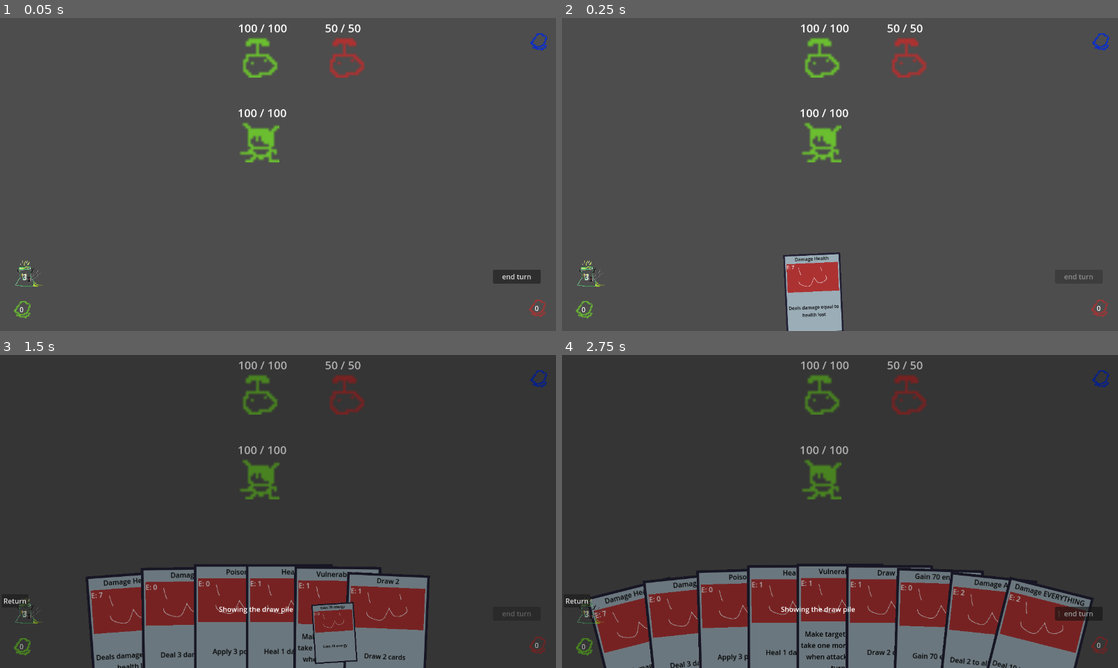
Above: before the commit, frames 1-4 (two rows, left to right).
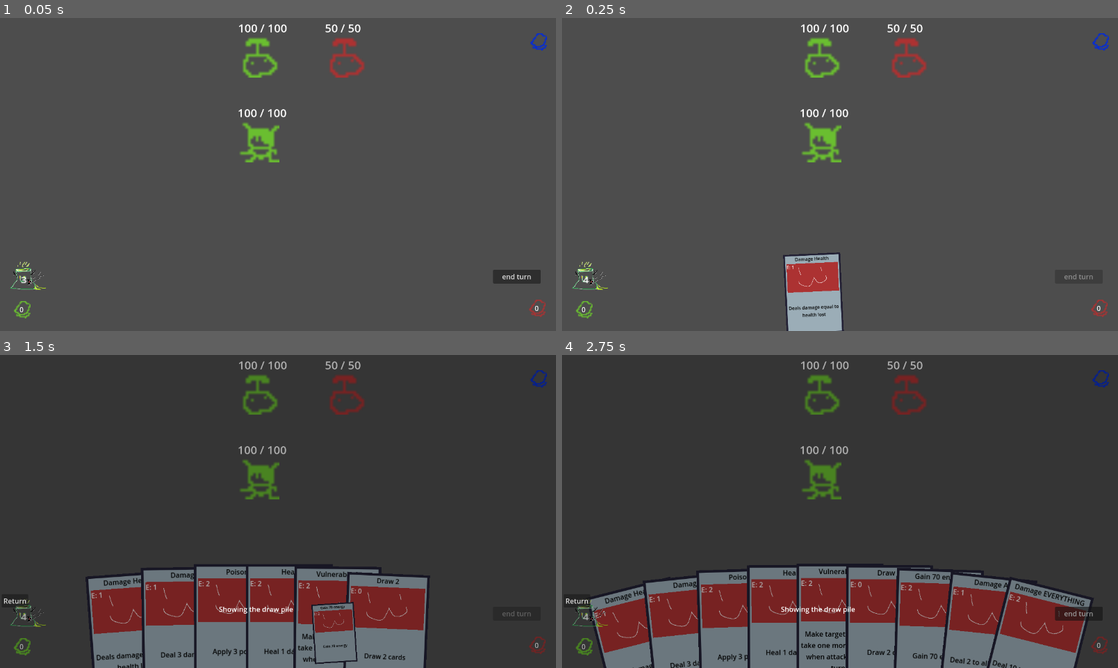
Above: after the commit, the same moments.

Repository: Saplings-Projects/1M_sub
Game: Godot game, scene res://#Scenes/TestingScene.tscn
The game is run twice, just before and just after one commit, with the same random seed, the same clock (stepped at 60 frames per second) and the same inputs.
Inputs (mouse positions are in pixels of both pictures, inside the frame that each line leads up to):
- Up to frame 1 (0.05 s): no input
- Up to frame 2 (0.25 s): no input
- Up to frame 3 (1.5 s): click (255, 624) at 0.52 s; click "0" at 1.25 s
- Up to frame 4 (2.75 s): click "end turn" at 2 s

The runs differ from the first frame. In frame 1, 0.2% of the frame differs, in the area x 1-9%, y 77-87%; in frame 2, 0.2%; in frame 3, 0.2%; in frame 4, 0.2%, in the area x 1-73%, y 72-87%.

Commit message:
added more tests with less arbitrary values  + Suggestions

Diff:
--- a/#Scenes/TestingScene.tscn
+++ b/#Scenes/TestingScene.tscn
@@ -77,16 +77,24 @@
 text = "end turn"
 script = ExtResource("14_dpe64")
 
-[node name="Sprite2D" type="Sprite2D" parent="CanvasLayer/UIControl"]
-position = Vector2(64, 592)
-scale = Vector2(0.2895, 0.356145)
+[node name="TextureRect" type="TextureRect" parent="CanvasLayer/UIControl"]
+layout_mode = 1
+anchors_preset = -1
+anchor_top = 1.0
+anchor_bottom = 1.0
+offset_left = 17.0
+offset_top = -159.0
+offset_right = 257.0
+offset_bottom = 32.0
+scale = Vector2(0.38, 0.38)
 texture = ExtResource("19_spyxg")
 
-[node name="EnergyLabel" type="Label" parent="CanvasLayer/UIControl/Sprite2D"]
-offset_left = -41.5141
-offset_top = -25.2209
-offset_right = -31.5141
-offset_bottom = -2.22091
+[node name="EnergyLabel" type="Label" parent="CanvasLayer/UIControl/TextureRect"]
+layout_mode = 0
+offset_left = 82.1705
+offset_top = 72.8682
+offset_right = 92.1705
+offset_bottom = 95.8682
 scale = Vector2(3.93058, 3.1094)
 text = "0"
 horizontal_alignment = 1
--- a/Cards/CardBase.gd
+++ b/Cards/CardBase.gd
@@ -20,7 +20,7 @@
 
 @export var card_effects_data: Array[EffectData] = []
 
-@export var energy: EnergyData = EnergyData.new()
+@export var energy_info: EnergyData = EnergyData.new()
 
 func _ready() -> void:
 	card_effects_data = []
@@ -50,7 +50,8 @@
 	var effects_targeting_all: Array[EffectData] = get_effects_target_all()
 
 	#uses the energy asocieted with the card
-	PlayerManager.player.get_energy_component().use_energy(self)
+	if caster is Player:
+		PlayerManager.player.get_energy_component().use_energy(self)
 
 	#Apply single target
 	_apply_all_effects(caster, targets, effects_targeting_single)
--- a/Cards/Resource/Card_Buff_Poison_Duration.tres
+++ b/Cards/Resource/Card_Buff_Poison_Duration.tres
@@ -1,10 +1,11 @@
-[gd_resource type="Resource" script_class="CardBase" load_steps=10 format=3 uid="uid://dam752rc15nu5"]
+[gd_resource type="Resource" script_class="CardBase" load_steps=12 format=3 uid="uid://dam752rc15nu5"]
 
 [ext_resource type="Script" path="res://Cards/Effects/EffectApplyStatus.gd" id="1_2mdel"]
 [ext_resource type="Script" path="res://Status/Buffs/Buff_Poison_Duration.gd" id="2_3gm2g"]
 [ext_resource type="Script" path="res://Entity/Components/Stats/StatModifiers.gd" id="3_euw63"]
 [ext_resource type="Script" path="res://Cards/Effects/EffectData.gd" id="4_y13fe"]
 [ext_resource type="Script" path="res://Cards/CardBase.gd" id="5_n2tug"]
+[ext_resource type="Script" path="res://Cards/EnergyData.gd" id="5_ywuis"]
 
 [sub_resource type="Resource" id="Resource_h6yd6"]
 script = ExtResource("3_euw63")
@@ -30,9 +31,14 @@
 value = 0
 target_type = 1
 
+[sub_resource type="Resource" id="Resource_noiey"]
+script = ExtResource("5_ywuis")
+energy_cost = 1
+
 [resource]
 script = ExtResource("5_n2tug")
 application_type = 0
 card_title = "Buff poison duration"
 card_description = "Add 2 to the duration of poison applied by targeted entity for 6 turns"
 card_effects_data = Array[ExtResource("4_y13fe")]([SubResource("Resource_chqbm")])
+energy_info = SubResource("Resource_noiey")
--- a/Cards/Resource/Card_Damage.tres
+++ b/Cards/Resource/Card_Damage.tres
@@ -14,9 +14,9 @@
 value = 3
 target_type = 0
 
-[sub_resource type="Resource" id="Resource_psuc1"]
-script = ExtResource("3_3e61b")
-energy_cost = 0
+[sub_resource type="Resource" id="Resource_noiey"]
+script = ExtResource("3_p4tdg")
+energy_cost = 1
 
 [resource]
 script = ExtResource("1_44g0o")
@@ -24,4 +24,4 @@
 card_title = "Damage"
 card_description = "Deal 3 damage"
 card_effects_data = Array[ExtResource("2_l5jxp")]([SubResource("Resource_8ifm0")])
-energy = SubResource("Resource_psuc1")
+energy_info = SubResource("Resource_noiey")
--- a/Cards/Resource/Card_DamageAll.tres
+++ b/Cards/Resource/Card_DamageAll.tres
@@ -14,9 +14,9 @@
 value = 2
 target_type = 1
 
-[sub_resource type="Resource" id="Resource_iu8pb"]
-script = ExtResource("3_4ylaw")
-energy_cost = 2
+[sub_resource type="Resource" id="Resource_noiey"]
+script = ExtResource("3_fws2c")
+energy_cost = 1
 
 [resource]
 script = ExtResource("1_j02oq")
@@ -24,4 +24,4 @@
 card_title = "Damage All"
 card_description = "Deal 2 to all enemies"
 card_effects_data = Array[ExtResource("2_ar7ey")]([SubResource("Resource_cwhuj")])
-energy = SubResource("Resource_iu8pb")
+energy_info = SubResource("Resource_noiey")
--- a/Cards/Resource/Card_DamageHealth.tres
+++ b/Cards/Resource/Card_DamageHealth.tres
@@ -14,9 +14,9 @@
 value = 0
 target_type = 0
 
-[sub_resource type="Resource" id="Resource_vm20g"]
-script = ExtResource("3_b6h5g")
-energy_cost = 7
+[sub_resource type="Resource" id="Resource_noiey"]
+script = ExtResource("3_fnmvw")
+energy_cost = 1
 
 [resource]
 script = ExtResource("3_bkc3b")
@@ -24,4 +24,4 @@
 card_title = "Damage Health"
 card_description = "Deals damage equal to health lost"
 card_effects_data = Array[ExtResource("2_v2ps8")]([SubResource("Resource_ggt87")])
-energy = SubResource("Resource_vm20g")
+energy_info = SubResource("Resource_noiey")
--- a/Cards/Resource/Card_Damage_EVERYTHING.tres
+++ b/Cards/Resource/Card_Damage_EVERYTHING.tres
@@ -24,4 +24,4 @@
 card_title = "Damage EVERYTHING"
 card_description = "Deal 10 to EVERYTHING"
 card_effects_data = Array[ExtResource("2_581pa")]([SubResource("Resource_4ktkc")])
-energy = SubResource("Resource_qe0xq")
+energy_info = SubResource("Resource_fw3pq")
--- a/Cards/Resource/Card_DrawCards.tres
+++ b/Cards/Resource/Card_DrawCards.tres
@@ -1,9 +1,8 @@
-[gd_resource type="Resource" script_class="CardBase" load_steps=8 format=3 uid="uid://d4lugn62mmlep"]
+[gd_resource type="Resource" script_class="CardBase" load_steps=6 format=3 uid="uid://d4lugn62mmlep"]
 
 [ext_resource type="Script" path="res://Cards/Effects/EffectDraw.gd" id="1_0a110"]
 [ext_resource type="Script" path="res://Cards/CardBase.gd" id="1_bboy2"]
 [ext_resource type="Script" path="res://Cards/Effects/EffectData.gd" id="2_acoim"]
-[ext_resource type="Script" path="res://Cards/EnergyData.gd" id="3_06oqv"]
 
 [sub_resource type="Resource" id="Resource_2ap55"]
 script = ExtResource("1_0a110")
@@ -14,14 +13,9 @@
 value = 2
 target_type = 1
 
-[sub_resource type="Resource" id="Resource_j6isw"]
-script = ExtResource("3_06oqv")
-energy_cost = 1
-
 [resource]
 script = ExtResource("1_bboy2")
 application_type = 0
 card_title = "Draw 2"
 card_description = "Draw 2 cards"
 card_effects_data = Array[ExtResource("2_acoim")]([SubResource("Resource_5ywer")])
-energy = SubResource("Resource_j6isw")
--- a/Cards/Resource/Card_EnemyAttack.tres
+++ b/Cards/Resource/Card_EnemyAttack.tres
@@ -1,11 +1,16 @@
-[gd_resource type="Resource" script_class="CardBase" load_steps=2 format=3 uid="uid://bsrdu33ukb1ym"]
+[gd_resource type="Resource" script_class="CardBase" load_steps=4 format=3 uid="uid://bsrdu33ukb1ym"]
 
+[ext_resource type="Script" path="res://Cards/EnergyData.gd" id="1_2yea2"]
 [ext_resource type="Script" path="res://Cards/CardBase.gd" id="1_5s3qc"]
+
+[sub_resource type="Resource" id="Resource_1hn6q"]
+script = ExtResource("1_2yea2")
+energy_cost = 2
 
 [resource]
 script = ExtResource("1_5s3qc")
 application_type = 1
-energy_cost = 0
 card_title = "NULL"
 card_description = "NULL"
 card_effects_data = Array[Resource("res://Cards/Effects/EffectData.gd")]([])
+energy_info = SubResource("Resource_1hn6q")
--- a/Cards/Resource/Card_Energy.tres
+++ b/Cards/Resource/Card_Energy.tres
@@ -14,9 +14,9 @@
 value = 70
 target_type = 0
 
-[sub_resource type="Resource" id="Resource_1100t"]
-script = ExtResource("3_2mfb5")
-energy_cost = 0
+[sub_resource type="Resource" id="Resource_1hn6q"]
+script = ExtResource("3_2l1ax")
+energy_cost = 2
 
 [resource]
 script = ExtResource("3_opvsg")
@@ -24,4 +24,4 @@
 card_title = "Gain 70 energy"
 card_description = "Gain 70 energy"
 card_effects_data = Array[ExtResource("2_dr7f0")]([SubResource("Resource_6gvxm")])
-energy = SubResource("Resource_1100t")
+energy_info = SubResource("Resource_1hn6q")
--- a/Cards/Resource/Card_Heal.tres
+++ b/Cards/Resource/Card_Heal.tres
@@ -14,9 +14,9 @@
 value = -1
 target_type = 1
 
-[sub_resource type="Resource" id="Resource_tm5w3"]
-script = ExtResource("3_bs3q8")
-energy_cost = 1
+[sub_resource type="Resource" id="Resource_1hn6q"]
+script = ExtResource("3_ufppv")
+energy_cost = 2
 
 [resource]
 script = ExtResource("1_y1itd")
@@ -24,4 +24,4 @@
 card_title = "Heal"
 card_description = "Heal 1 damage"
 card_effects_data = Array[ExtResource("2_y7dlo")]([SubResource("Resource_amxgq")])
-energy = SubResource("Resource_tm5w3")
+energy_info = SubResource("Resource_1hn6q")
--- a/Cards/Resource/Card_Poison.tres
+++ b/Cards/Resource/Card_Poison.tres
@@ -22,9 +22,9 @@
 value = 0
 target_type = 0
 
-[sub_resource type="Resource" id="Resource_u8vv3"]
-script = ExtResource("4_5st18")
-energy_cost = 0
+[sub_resource type="Resource" id="Resource_1hn6q"]
+script = ExtResource("4_ux0cs")
+energy_cost = 2
 
 [resource]
 script = ExtResource("1_u6k7h")
@@ -32,4 +32,4 @@
 card_title = "Poison"
 card_description = "Apply 3 poison"
 card_effects_data = Array[ExtResource("2_omhae")]([SubResource("Resource_bamld")])
-energy = SubResource("Resource_u8vv3")
+energy_info = SubResource("Resource_1hn6q")
--- a/Cards/Resource/Card_Strength.tres
+++ b/Cards/Resource/Card_Strength.tres
@@ -1,10 +1,11 @@
-[gd_resource type="Resource" script_class="CardBase" load_steps=10 format=3 uid="uid://btj36bhn3n2tr"]
+[gd_resource type="Resource" script_class="CardBase" load_steps=12 format=3 uid="uid://btj36bhn3n2tr"]
 
 [ext_resource type="Script" path="res://Cards/Effects/EffectApplyStatus.gd" id="1_k0qgj"]
 [ext_resource type="Script" path="res://Status/Buffs/Buff_Strength.gd" id="2_lq0xl"]
 [ext_resource type="Script" path="res://Entity/Components/Stats/StatModifiers.gd" id="3_q4cd0"]
 [ext_resource type="Script" path="res://Cards/Effects/EffectData.gd" id="4_8rg8k"]
 [ext_resource type="Script" path="res://Cards/CardBase.gd" id="5_e4pqm"]
+[ext_resource type="Script" path="res://Cards/EnergyData.gd" id="5_xufij"]
 
 [sub_resource type="Resource" id="Resource_jxq2s"]
 script = ExtResource("3_q4cd0")
@@ -30,10 +31,14 @@
 value = 0
 target_type = 0
 
+[sub_resource type="Resource" id="Resource_1hn6q"]
+script = ExtResource("5_xufij")
+energy_cost = 2
+
 [resource]
 script = ExtResource("5_e4pqm")
 application_type = 0
-energy_cost = 3
 card_title = "Strength"
 card_description = "Targeted entity deals one more damage for 2 turns"
 card_effects_data = Array[ExtResource("4_8rg8k")]([SubResource("Resource_ucd6r")])
+energy_info = SubResource("Resource_1hn6q")
--- a/Cards/Resource/Card_Vulnerability.tres
+++ b/Cards/Resource/Card_Vulnerability.tres
@@ -31,9 +31,9 @@
 value = 0
 target_type = 0
 
-[sub_resource type="Resource" id="Resource_1qkpb"]
-script = ExtResource("5_c06k8")
-energy_cost = 1
+[sub_resource type="Resource" id="Resource_1hn6q"]
+script = ExtResource("5_obabf")
+energy_cost = 2
 
 [resource]
 script = ExtResource("5_18b6y")
@@ -41,4 +41,4 @@
 card_title = "Vulnerable 1"
 card_description = "Make targeted entity take one more damage when attacked for 3 turns"
 card_effects_data = Array[ExtResource("4_4xhgl")]([SubResource("Resource_8k1ut")])
-energy = SubResource("Resource_1qkpb")
+energy_info = SubResource("Resource_1hn6q")
--- a/Cards/Resource/Card_Weakness.tres
+++ b/Cards/Resource/Card_Weakness.tres
@@ -1,9 +1,10 @@
-[gd_resource type="Resource" script_class="CardBase" load_steps=10 format=3 uid="uid://bobfsmcwcgsbb"]
+[gd_resource type="Resource" script_class="CardBase" load_steps=12 format=3 uid="uid://bobfsmcwcgsbb"]
 
 [ext_resource type="Script" path="res://Cards/Effects/EffectApplyStatus.gd" id="1_24klx"]
 [ext_resource type="Script" path="res://Status/Debuffs/Debuff_Weakness.gd" id="2_nfouc"]
 [ext_resource type="Script" path="res://Entity/Components/Stats/StatModifiers.gd" id="3_npk78"]
 [ext_resource type="Script" path="res://Cards/Effects/EffectData.gd" id="4_5u817"]
+[ext_resource type="Script" path="res://Cards/EnergyData.gd" id="5_5owr2"]
 [ext_resource type="Script" path="res://Cards/CardBase.gd" id="5_ksxho"]
 
 [sub_resource type="Resource" id="Resource_fppy1"]
@@ -30,10 +31,14 @@
 value = 0
 target_type = 0
 
+[sub_resource type="Resource" id="Resource_1hn6q"]
+script = ExtResource("5_5owr2")
+energy_cost = 2
+
 [resource]
 script = ExtResource("5_ksxho")
 application_type = 1
-energy_cost = 2
 card_title = "Weakness"
 card_description = "Targeted entity deals one less damage for 5 turns"
 card_effects_data = Array[ExtResource("4_5u817")]([SubResource("Resource_e1gpi")])
+energy_info = SubResource("Resource_1hn6q")
--- a/Cards/Resource/Card_damage_and_poison.tres
+++ b/Cards/Resource/Card_damage_and_poison.tres
@@ -1,10 +1,11 @@
-[gd_resource type="Resource" script_class="CardBase" load_steps=11 format=3 uid="uid://3s4aet1ciesh"]
+[gd_resource type="Resource" script_class="CardBase" load_steps=13 format=3 uid="uid://3s4aet1ciesh"]
 
 [ext_resource type="Script" path="res://Cards/CardBase.gd" id="1_h8l2w"]
 [ext_resource type="Script" path="res://Cards/Effects/EffectDamage.gd" id="1_vf50y"]
 [ext_resource type="Script" path="res://Cards/Effects/EffectData.gd" id="2_22qxd"]
 [ext_resource type="Script" path="res://Cards/Effects/EffectApplyStatus.gd" id="3_l3hyf"]
 [ext_resource type="Script" path="res://Status/Debuffs/Debuff_Poison.gd" id="4_84i11"]
+[ext_resource type="Script" path="res://Cards/EnergyData.gd" id="5_ajuey"]
 
 [sub_resource type="Resource" id="Resource_jtcab"]
 script = ExtResource("1_vf50y")
@@ -31,10 +32,14 @@
 value = 0
 target_type = 0
 
+[sub_resource type="Resource" id="Resource_noiey"]
+script = ExtResource("5_ajuey")
+energy_cost = 1
+
 [resource]
 script = ExtResource("1_h8l2w")
 application_type = 1
-energy_cost = 1
 card_title = "Damage and poison"
 card_description = "Deals 1 damage and applies 2 poison"
 card_effects_data = Array[ExtResource("2_22qxd")]([SubResource("Resource_73uy7"), SubResource("Resource_tmm5r")])
+energy_info = SubResource("Resource_noiey")
--- a/Core/Battler.gd
+++ b/Core/Battler.gd
@@ -64,6 +64,7 @@
 # player start phase: apply status
 func _on_player_start_turn() -> void:
 	PlayerManager.player.get_status_component().apply_turn_start_status()
+	PlayerManager.player.get_energy_component().on_turn_start()
 
 
 # enemy start phase: apply status and attack player. Afterwards, set phase to player phase
--- a/Entity/Components/EnergyComponent.gd
+++ b/Entity/Components/EnergyComponent.gd
@@ -1,11 +1,13 @@
 extends EntityComponent
 class_name EnergyComponent
 
-@export var Max_energy: int = 4
+@export var MAX_ENERGY: int = 4
 @export var starting_energy: int = 3
 @export var energy_generation: int = 3
 @export var ignore_cost: bool = false
-var energy = starting_energy
+var energy: int = starting_energy
+
+
 
 signal on_energy_changed
 
@@ -14,13 +16,13 @@
 		return true
 
 	if card != null:
-		return energy >= card.card_data.energy.energy_cost
+		return energy >= card.card_data.energy_info.energy_cost
 
 	return true
 
 
 func use_energy(card: CardBase) -> void:
-	energy -= card.energy.energy_cost
+	energy -= card.energy_info.energy_cost
 
 	if energy < 0 and !ignore_cost:
 		print_stack()
@@ -29,15 +31,14 @@
 	on_energy_changed.emit()
 
 
-func on_turn_end() -> void:
+func on_turn_start() -> void:
 
 	energy += energy_generation
 
-	if energy >= Max_energy:
-		energy = Max_energy
+	if energy >= MAX_ENERGY:
+		energy = MAX_ENERGY
 
 	on_energy_changed.emit()
 
 func add_energy(value: int) -> void:
 	energy += value
-	print(energy)
--- a/Entity/Player/Player.gd
+++ b/Entity/Player/Player.gd
@@ -11,6 +11,6 @@
 func _exit_tree() -> void:
 	PlayerManager.set_player(null)
 
-#this PR is going to be so easy
+
 func get_energy_component() -> EnergyComponent:
 	return Helpers.get_first_child_node_of_type(self, EnergyComponent) as EnergyComponent
--- a/Tests/test_energy.gd
+++ b/Tests/test_energy.gd
@@ -8,42 +8,67 @@
 	_player_energy_component.ignore_cost = false
 	_player_energy_component.energy = 0
 	_player_energy_component.energy_generation = 3
-	_player_energy_component.Max_energy = 4
+	_player_energy_component.MAX_ENERGY = 4
 
 func test_add_energy():
 	card = load("res://Cards/Resource/Card_Energy.tres") # adds 70 energy
-
+	card.energy_info.energy_cost = 0
 	card.on_card_play(_player, [_player])
 	assert_eq(_player_energy_component.energy, 70)
 
-
 func test_using_energy():
 	_player_energy_component.add_energy(10)
-	card = load("res://Cards/Resource/Card_Damage.tres") # costs 7 by default
-	card.energy.energy_cost = 7
+	card = load("res://Cards/Resource/Card_Damage.tres")
+	card.energy_info.energy_cost = 7
 
 	card.on_card_play(PlayerManager.player, [_enemy])
 
 	assert_eq(_player_energy_component.energy, 3)
 
-func test_no_energy():
+func test_play_card_with_not_enough_energy():
 
 	_card_container.draw_cards(1)
 
-	var _queued_card: CardWorld = _card_container.cards_in_hand[0]
-	_queued_card.card_data.energy.energy_cost = 999
+	var card_to_queue: CardWorld = _card_container.cards_in_hand[0]
+	card_to_queue.card_data.energy_info.energy_cost = 999
 
-	_card_container._on_card_clicked(_queued_card)
+	_card_container._on_card_clicked(card_to_queue)
 
+	assert_eq(_player_energy_component.energy, 0)
 	assert_false(_card_container.is_card_queued())
 
-func test_having_energy():
+func test_almost_enough_energy():
+
+	_card_container.draw_cards(1)
+	_player_energy_component.add_energy(4)
+	var card_to_queue: CardWorld = _card_container.cards_in_hand[0]
+
+	card_to_queue.card_data.energy_info.energy_cost = 5
+
+	_card_container._on_card_clicked(card_to_queue)
+
+	assert_eq(_player_energy_component.energy, 4)
+	assert_false(_card_container.is_card_queued())
+
+func test_play_card_with_enough_energy():
 
 	_player_energy_component.add_energy(10)
 	_card_container.draw_cards(1)
 
+	var card_to_queue: CardWorld = _card_container.cards_in_hand[0]
+	card_to_queue.card_data.energy_info.energy_cost = 9
+
+	_card_container._on_card_clicked(card_to_queue)
+
+	assert_true(_card_container.is_card_queued())
+
+func test_play_card_with_just_enough_energy():
+
+	_player_energy_component.add_energy(3)
+	_card_container.draw_cards(1)
+
 	var _queued_card: CardWorld = _card_container.cards_in_hand[0]
-	_queued_card.card_data.energy.energy_cost = 9
+	_queued_card.card_data.energy_info.energy_cost = 3
 
 	_card_container._on_card_clicked(_queued_card)
 
@@ -52,9 +77,9 @@
 func test_energy_generation():
 
 	assert_eq(_player_energy_component.energy, 0)
-	_player_energy_component.on_turn_end()
+	_player_energy_component.on_turn_start()
 
 	assert_eq(_player_energy_component.energy, 3)
-	_player_energy_component.on_turn_end()
+	_player_energy_component.on_turn_start()
 
 	assert_eq(_player_energy_component.energy, 4)
--- a/UI/CardUISetter.gd
+++ b/UI/CardUISetter.gd
@@ -27,7 +27,7 @@
 func _on_card_initialized(in_card_data: CardBase) -> void:
 	title_label.text = in_card_data.card_title
 	description_label.text = in_card_data.card_description
-	energy_label.text = "E: " + str(in_card_data.energy.energy_cost)
+	energy_label.text = "E: " + str(in_card_data.energy_info.energy_cost)
 	if in_card_data.card_key_art:
 		key_art.texture = in_card_data.card_key_art
 	else:
--- a/UI/EndTurnButton.gd
+++ b/UI/EndTurnButton.gd
@@ -14,4 +14,3 @@
 
 func _on_pressed() -> void:
 	PhaseManager.set_phase(Enums.Phase.PLAYER_FINISHING)
-	PlayerManager.player.get_energy_component().on_turn_end()
Not shown: 1 places in Cards/Resource/Card_Damage.tres that only renumber resources
Not shown: 1 places in Cards/Resource/Card_DamageAll.tres that only renumber resources
Not shown: 1 places in Cards/Resource/Card_DamageHealth.tres that only renumber resources
Not shown: 2 places in Cards/Resource/Card_Damage_EVERYTHING.tres that only renumber resources
Not shown: 1 places in Cards/Resource/Card_Energy.tres that only renumber resources
Not shown: 1 places in Cards/Resource/Card_Heal.tres that only renumber resources
Not shown: 1 places in Cards/Resource/Card_Poison.tres that only renumber resources
Not shown: 1 places in Cards/Resource/Card_Vulnerability.tres that only renumber resources
